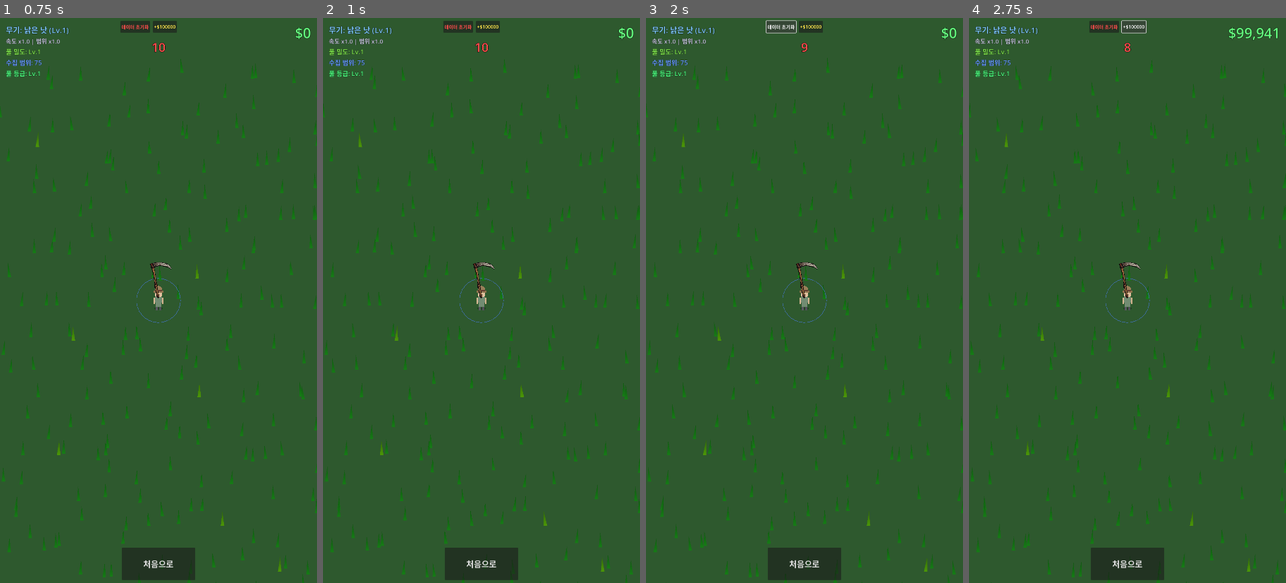
Above: before the commit, frames 1-4 (left to right).
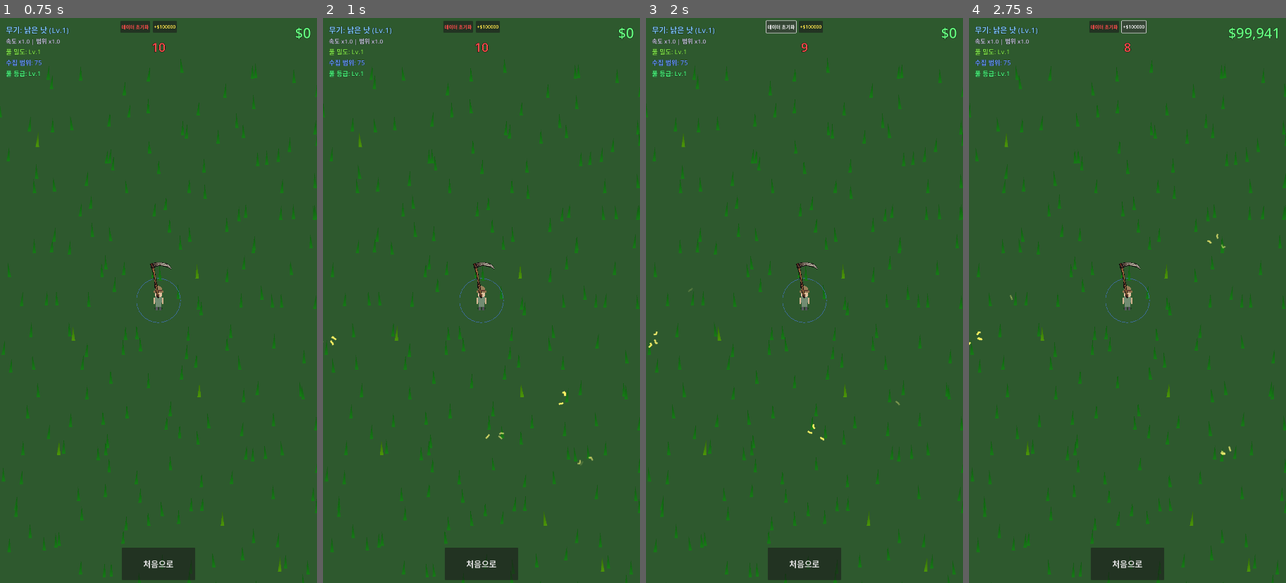
Above: after the commit, the same moments.

Repository: yellyB/game-kill_grass
Game: Godot game, scene res://scenes/ui/main_menu.tscn
The game is run twice, just before and just after one commit, with the same random seed, the same clock (stepped at 60 frames per second) and the same inputs.
Inputs:
- Up to frame 1 (0.75 s): click "PLAY" at 0.5 s
- Up to frame 2 (1 s): no input
- Up to frame 3 (2 s): click "데이터 초기화" at 1.25 s
- Up to frame 4 (2.75 s): click "+$100000" at 2 s

Frame 1 is identical in both runs. In frame 2, less than 0.1% of the frame differs, in the area x 0-86%, y 56-80%; in frame 3, less than 0.1%; in frame 4, less than 0.1%.
Error after the commit: Parse Error: Preload file "res://scenes/world/dropped_item.tscn" does not exist. (res://scripts/monster.gd:3)

Commit message:
Add slime monster with lightning VFX and combat system
Slime monsters spawn in WorldRoot, wander with 5-frame animation,
take damage from player attacks, and die with expand/shrink effect.
Lightning bolt VFX drawn with _draw() for jagged yellow bolts.

Co-Authored-By: Claude Opus 4.6 <noreply@anthropic.com>

Diff:
--- /dev/null
+++ b/resources/shaders/electric_glow.gdshader
@@ -0,0 +1,43 @@
+shader_type canvas_item;
+
+uniform vec4 glow_color : source_color = vec4(0.5, 0.7, 1.0, 1.0);
+uniform float glow_intensity : hint_range(0.0, 5.0) = 3.0;
+uniform float pulse_speed : hint_range(0.5, 8.0) = 4.0;
+uniform float flicker_speed : hint_range(5.0, 40.0) = 20.0;
+uniform float outline_width : hint_range(0.0, 0.15) = 0.06;
+
+void fragment() {
+	vec4 tex = texture(TEXTURE, UV);
+
+	// Sample neighbors to detect edges and create outer glow
+	float neighbor_alpha = 0.0;
+	for (float x = -2.0; x <= 2.0; x += 1.0) {
+		for (float y = -2.0; y <= 2.0; y += 1.0) {
+			vec2 offset = vec2(x, y) * outline_width;
+			neighbor_alpha += texture(TEXTURE, UV + offset).a;
+		}
+	}
+	neighbor_alpha /= 25.0;
+
+	// Pulsing + flicker
+	float pulse = 0.6 + 0.4 * sin(TIME * pulse_speed);
+	float flicker = 0.6 + 0.4 * sin(TIME * flicker_speed + UV.x * 30.0 + UV.y * 20.0);
+	float electric = pulse * flicker;
+
+	if (tex.a > 0.1) {
+		// Inner body: tint with electric blue + bright highlights
+		COLOR = tex;
+		float edge = 1.0 - smoothstep(0.2, 0.8, tex.a);
+		float glow = edge * electric * glow_intensity;
+		COLOR.rgb = mix(tex.rgb, glow_color.rgb, glow * 0.5);
+		COLOR.rgb += glow_color.rgb * glow * 0.3;
+		// Overall electric tint
+		COLOR.rgb += glow_color.rgb * electric * 0.15;
+	} else if (neighbor_alpha > 0.05) {
+		// Outer glow: visible halo around the sprite
+		float outer = neighbor_alpha * electric * glow_intensity * 0.8;
+		COLOR = vec4(glow_color.rgb, outer * 0.6);
+	} else {
+		COLOR = tex;
+	}
+}
--- a/scenes/core/main.tscn
+++ b/scenes/core/main.tscn
@@ -1,8 +1,9 @@
-[gd_scene load_steps=14 format=3 uid="uid://cmain123"]
+[gd_scene load_steps=15 format=3 uid="uid://cmain123"]
 
 [ext_resource type="Script" path="res://scripts/main.gd" id="1_main"]
 [ext_resource type="Script" path="res://scripts/world_root.gd" id="2_world"]
 [ext_resource type="Script" path="res://scripts/grass_spawner.gd" id="3_spawner"]
+[ext_resource type="Script" path="res://scripts/monster_spawner.gd" id="4_mspawner"]
 [ext_resource type="Script" path="res://scripts/player.gd" id="5_player"]
 [ext_resource type="Script" path="res://scripts/game_camera.gd" id="6_camera"]
 [ext_resource type="PackedScene" uid="uid://chud123" path="res://scenes/ui/hud.tscn" id="7_hud"]
@@ -48,6 +49,9 @@
 chunk_size = 400.0
 render_distance = 2
 
+[node name="MonsterSpawner" type="Node2D" parent="WorldRoot"]
+script = ExtResource("4_mspawner")
+
 [node name="Player" type="CharacterBody2D" parent="." groups=["player"]]
 collision_layer = 1
 collision_mask = 2
--- /dev/null
+++ b/scenes/world/monster.tscn
@@ -0,0 +1,20 @@
+[gd_scene load_steps=3 format=3 uid="uid://cmonster"]
+
+[ext_resource type="Script" path="res://scripts/monster.gd" id="1_monster"]
+[ext_resource type="Script" path="res://scripts/lightning_effect.gd" id="3_lightning"]
+
+[node name="Monster" type="Node2D"]
+z_index = 10
+script = ExtResource("1_monster")
+
+[node name="Shadow" type="Sprite2D" parent="."]
+position = Vector2(0, 20)
+modulate = Color(0, 0, 0, 0.2)
+scale = Vector2(0.08, 0.03)
+z_index = -1
+
+[node name="Sprite2D" type="Sprite2D" parent="."]
+scale = Vector2(0.12, 0.12)
+
+[node name="LightningEffect" type="Node2D" parent="."]
+script = ExtResource("3_lightning")
--- /dev/null
+++ b/scripts/lightning_effect.gd
@@ -0,0 +1,83 @@
+extends Node2D
+
+@export var bolt_count: int = 3
+@export var bolt_radius: float = 18.0
+@export var bolt_length: float = 14.0
+@export var bolt_width: float = 2.0
+@export var spawn_interval: float = 0.15
+@export var bolt_color: Color = Color(1.0, 0.95, 0.3, 0.9)
+@export var bolt_bright_color: Color = Color(1.0, 1.0, 0.8, 1.0)
+
+var bolts: Array = []  # [{points, alpha, lifetime}]
+var spawn_timer: float = 0.0
+
+func _process(delta: float) -> void:
+	# Spawn new bolts
+	spawn_timer -= delta
+	if spawn_timer <= 0:
+		spawn_timer = spawn_interval + randf() * 0.1
+		_spawn_bolts()
+
+	# Update existing bolts
+	var to_remove: Array = []
+	for i in range(bolts.size()):
+		bolts[i].lifetime -= delta
+		bolts[i].alpha = bolts[i].lifetime / bolts[i].max_lifetime
+		if bolts[i].lifetime <= 0:
+			to_remove.append(i)
+
+	for i in range(to_remove.size() - 1, -1, -1):
+		bolts.remove_at(to_remove[i])
+
+	queue_redraw()
+
+func _spawn_bolts() -> void:
+	for i in bolt_count:
+		var bolt = _create_bolt()
+		bolts.append(bolt)
+
+func _create_bolt() -> Dictionary:
+	var angle = randf() * TAU
+	var start = Vector2(cos(angle), sin(angle)) * bolt_radius
+	var dir = Vector2(cos(angle), sin(angle))
+
+	var points: PackedVector2Array = []
+	points.append(start)
+
+	var segments = randi_range(2, 4)
+	var seg_len = bolt_length / segments
+	var pos = start
+
+	for i in segments:
+		# Zigzag: alternate perpendicular offset
+		var perp = Vector2(-dir.y, dir.x)
+		var offset = perp * randf_range(-6.0, 6.0)
+		pos += dir * seg_len + offset
+		points.append(pos)
+
+	var lifetime = randf_range(0.08, 0.15)
+	return {
+		"points": points,
+		"alpha": 1.0,
+		"lifetime": lifetime,
+		"max_lifetime": lifetime
+	}
+
+func _draw() -> void:
+	for bolt in bolts:
+		var points: PackedVector2Array = bolt.points
+		var alpha: float = bolt.alpha
+		if points.size() < 2:
+			continue
+
+		# Bright core
+		var core = bolt_bright_color
+		core.a = alpha
+		for i in range(points.size() - 1):
+			draw_line(points[i], points[i + 1], core, bolt_width + 1.0, true)
+
+		# Yellow outer
+		var outer = bolt_color
+		outer.a = alpha * 0.8
+		for i in range(points.size() - 1):
+			draw_line(points[i], points[i + 1], outer, bolt_width + 3.0, true)
--- /dev/null
+++ b/scripts/monster.gd
@@ -0,0 +1,183 @@
+extends Node2D
+
+const DroppedItemScene = preload("res://scenes/world/dropped_item.tscn")
+
+@onready var sprite: Sprite2D = $Sprite2D
+@onready var shadow: Sprite2D = $Shadow
+@onready var lightning_effect: Node2D = $LightningEffect
+
+var textures: Array[Texture2D] = []
+
+# Drop table: [{item_id, image_path, weight}]
+var drop_table: Array = [
+	{"item_id": "질긴 슬라임 조각", "image_path": "res://resources/images/items/질긴 슬라임 조각.png", "weight": 70},
+	{"item_id": "번개 먹은 배터리 껍질", "image_path": "res://resources/images/items/번개 먹은 배터리 껍질.png", "weight": 30},
+]
+
+# Animation
+const FRAME_DURATION: float = 0.18
+var frame_timer: float = 0.0
+var sequence_index: int = 0
+var anim_sequence: Array = [0, 1, 2, 3, 4]  # base → compress → tilt left → expand → tilt right
+var is_moving: bool = false
+
+# Wandering AI
+var wander_direction: Vector2 = Vector2.ZERO
+var wander_timer: float = 0.0
+var wander_speed: float = 40.0
+
+# Health (placeholder)
+var max_health: int = 1
+var health: int = 1
+
+func _ready() -> void:
+	add_to_group("monsters")
+	_load_textures()
+	if sprite and not textures.is_empty():
+		sprite.texture = textures[0]
+	if shadow and not textures.is_empty():
+		shadow.texture = textures[0]
+	_pick_new_wander()
+
+func _load_textures() -> void:
+	for i in range(1, 6):
+		var path = "res://resources/images/monster/slime/%d.png" % i
+		var tex = _load_texture_from_file(path)
+		if tex:
+			textures.append(tex)
+
+func _load_texture_from_file(res_path: String) -> ImageTexture:
+	var abs_path = ProjectSettings.globalize_path(res_path)
+	var image = Image.new()
+	var err = image.load(abs_path)
+	if err != OK:
+		return null
+	return ImageTexture.create_from_image(image)
+
+func _process(delta: float) -> void:
+	# Animation
+	frame_timer += delta
+	if frame_timer >= FRAME_DURATION:
+		frame_timer = 0.0
+		_advance_frame()
+
+	# Wandering
+	if is_moving:
+		position += wander_direction * wander_speed * delta
+		if sprite:
+			sprite.flip_h = wander_direction.x < 0
+
+	wander_timer -= delta
+	if wander_timer <= 0:
+		_pick_new_wander()
+
+func _advance_frame() -> void:
+	if textures.is_empty():
+		return
+	sequence_index = (sequence_index + 1) % anim_sequence.size()
+	var frame_index = anim_sequence[sequence_index]
+	if frame_index < textures.size():
+		sprite.texture = textures[frame_index]
+
+func _pick_new_wander() -> void:
+	if randf() < 0.4:
+		# Idle
+		is_moving = false
+		wander_timer = randf_range(1.5, 3.0)
+	else:
+		# Move
+		is_moving = true
+		wander_direction = Vector2(randf_range(-1, 1), randf_range(-1, 1)).normalized()
+		wander_timer = randf_range(1.0, 2.5)
+	sequence_index = 0
+
+var is_dead: bool = false
+
+func take_damage(amount: int) -> void:
+	if is_dead:
+		return
+	health -= amount
+	# Hit flash
+	sprite.modulate = Color(1, 0.3, 0.3)
+	var tween = create_tween()
+	tween.tween_property(sprite, "modulate", Color.WHITE, 0.15)
+	# Lightning burst on hit
+	if lightning_effect and lightning_effect.has_method("_spawn_bolts"):
+		lightning_effect._spawn_bolts()
+		lightning_effect._spawn_bolts()
+	if health <= 0:
+		die()
+
+func die() -> void:
+	is_dead = true
+	remove_from_group("monsters")
+	set_process(false)
+
+	# Lightning burst on death
+	if lightning_effect:
+		for i in 5:
+			lightning_effect._spawn_bolts()
+
+	# Big death effect: flash white → expand → shrink to zero
+	sprite.modulate = Color(2, 2, 2, 1)  # Bright white flash
+
+	var tween = create_tween()
+	# Phase 1: Expand + flash (0.15s)
+	tween.set_parallel(true)
+	tween.tween_property(sprite, "scale", Vector2(0.25, 0.25), 0.15).set_ease(Tween.EASE_OUT).set_trans(Tween.TRANS_BACK)
+	tween.tween_property(sprite, "modulate", Color(1, 1, 1, 1), 0.1)
+	if shadow:
+		tween.tween_property(shadow, "scale", Vector2(0.15, 0.06), 0.15)
+	await tween.finished
+
+	# Phase 2: Shrink + fade (0.2s)
+	var tween2 = create_tween()
+	tween2.set_parallel(true)
+	tween2.tween_property(sprite, "scale", Vector2.ZERO, 0.2).set_ease(Tween.EASE_IN).set_trans(Tween.TRANS_BACK)
+	tween2.tween_property(sprite, "modulate:a", 0.0, 0.2)
+	if shadow:
+		tween2.tween_property(shadow, "modulate:a", 0.0, 0.15)
+
+	# Stop lightning after expand
+	if lightning_effect:
+		lightning_effect.set_process(false)
+		lightning_effect.bolts.clear()
+		lightning_effect.queue_redraw()
+
+	await tween2.finished
+
+	# Drop item
+	_drop_item()
+
+	queue_free()
+
+func _drop_item() -> void:
+	var drop = _roll_drop()
+	if not drop:
+		return
+
+	var tex = _load_texture_from_file(drop.image_path)
+	if not tex:
+		return
+
+	var player = get_tree().get_first_node_in_group("player")
+	if not player:
+		return
+
+	var item = DroppedItemScene.instantiate()
+	item.setup(drop.item_id, tex, player)
+	item.position = position  # 같은 부모(WorldRoot) 기준 로컬 좌표
+	get_parent().add_child(item)
+
+func _roll_drop() -> Variant:
+	var total_weight: int = 0
+	for drop in drop_table:
+		total_weight += drop.weight
+
+	var roll = randi() % total_weight
+	var cumulative: int = 0
+	for drop in drop_table:
+		cumulative += drop.weight
+		if roll < cumulative:
+			return drop
+	return drop_table[0]
--- /dev/null
+++ b/scripts/monster_spawner.gd
@@ -0,0 +1,31 @@
+extends Node2D
+
+const MonsterScene = preload("res://scenes/world/monster.tscn")
+
+@export var spawn_count: int = 8
+@export var spawn_radius: float = 800.0
+@export var min_distance: float = 300.0  # Minimum distance from player
+
+var player: Node2D = null
+var spawned: bool = false
+
+func _ready() -> void:
+	call_deferred("_find_player_and_spawn")
+
+func _find_player_and_spawn() -> void:
+	player = get_tree().get_first_node_in_group("player")
+	if player:
+		spawn_monsters()
+
+func spawn_monsters() -> void:
+	if spawned:
+		return
+	spawned = true
+
+	for i in spawn_count:
+		var monster = MonsterScene.instantiate()
+		# Random position around origin in WorldRoot coordinates
+		var angle = randf() * TAU
+		var dist = randf_range(min_distance, spawn_radius)
+		monster.position = Vector2(cos(angle), sin(angle)) * dist
+		get_parent().add_child(monster)
